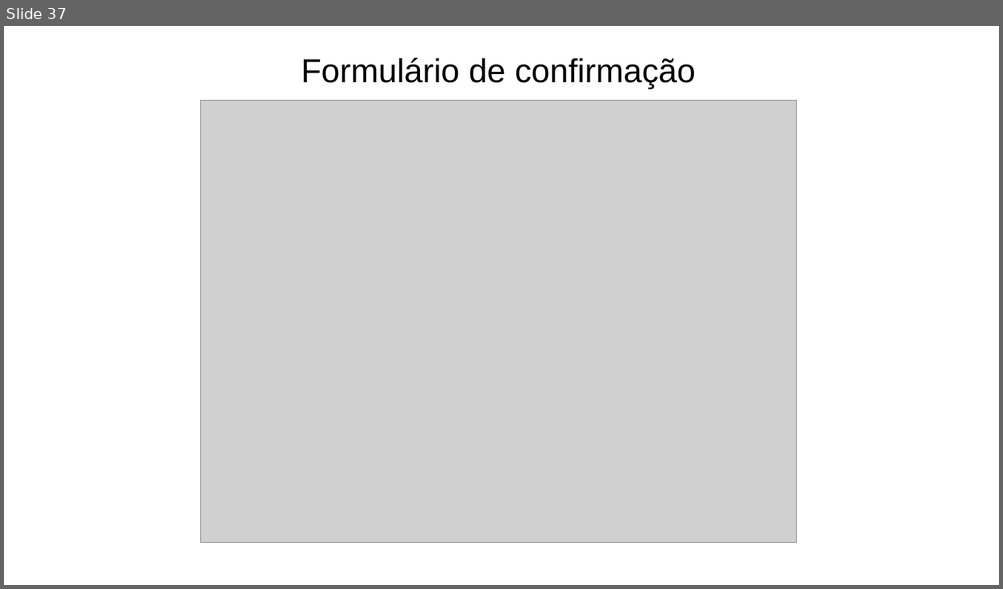
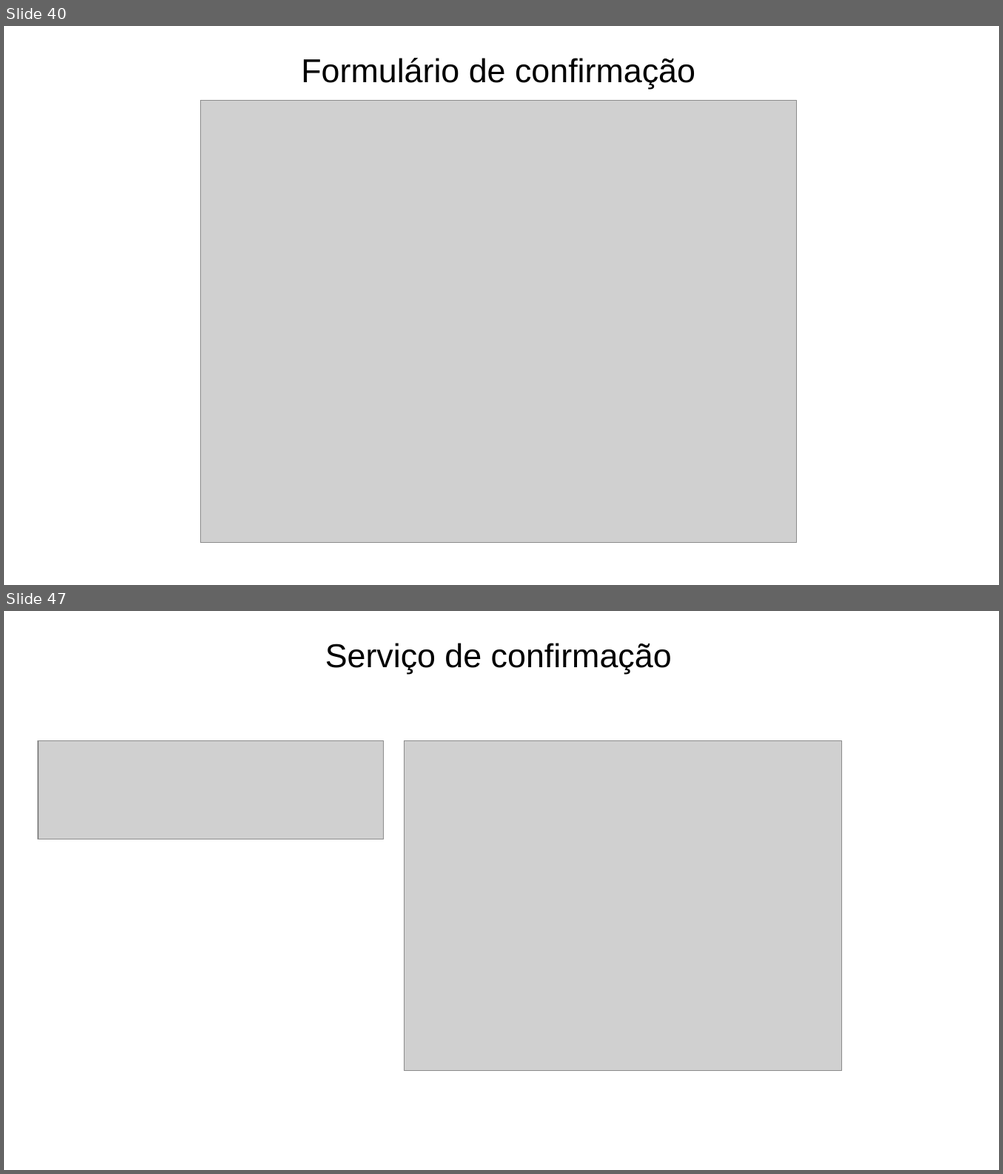
Before and after one commit to prodest/workshop-aspnet-core-mvc, a slide deck: workshop-aspnet-core-mvc.pptx. Shown one above the other, each under a label of ours: slide 37 before the commit, slides 40 and 47 after it; the slides between them are not shown. The pictures are 1003x589 and 1003x1174 pixels, drawn with LibreOffice and Linux fonts; fonts in the diff are those of the drawing; grey boxes stand for pictures; background and template pictures are left out. Boxes give left, top, right and bottom in pixels: in the first picture for what was removed or moved away, otherwise in the second. Text is boxed around its words. In the diff, an @@ line names an element or a change of style, - is before the commit and + after.

```diff
--- a/workshop-aspnet-core-mvc.pptx
+++ b/workshop-aspnet-core-mvc.pptx
@@ slide 47 added at box(4, 611, 999, 1170), background #FFFFFF @@
@@ text added at box(325, 643, 671, 674), 32 pt, text #000000 @@
+Serviço de confirmação
@@ picture added at box(38, 741, 384, 840) @@
@@ picture added at box(404, 741, 841, 1071) @@
@@ what was slide 37 is now slide 40 @@
```
Also in this commit, not shown: 3 slides changed, 10 other slides added, 12 other files.
